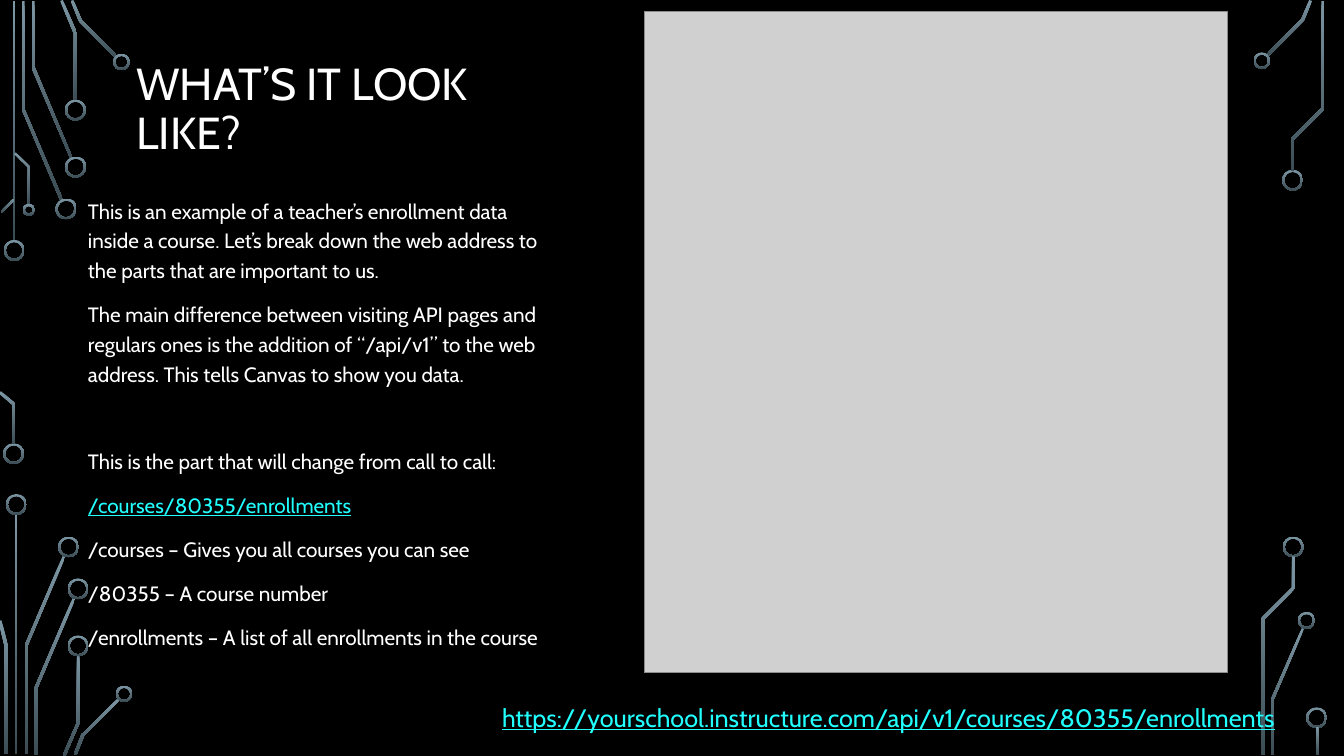
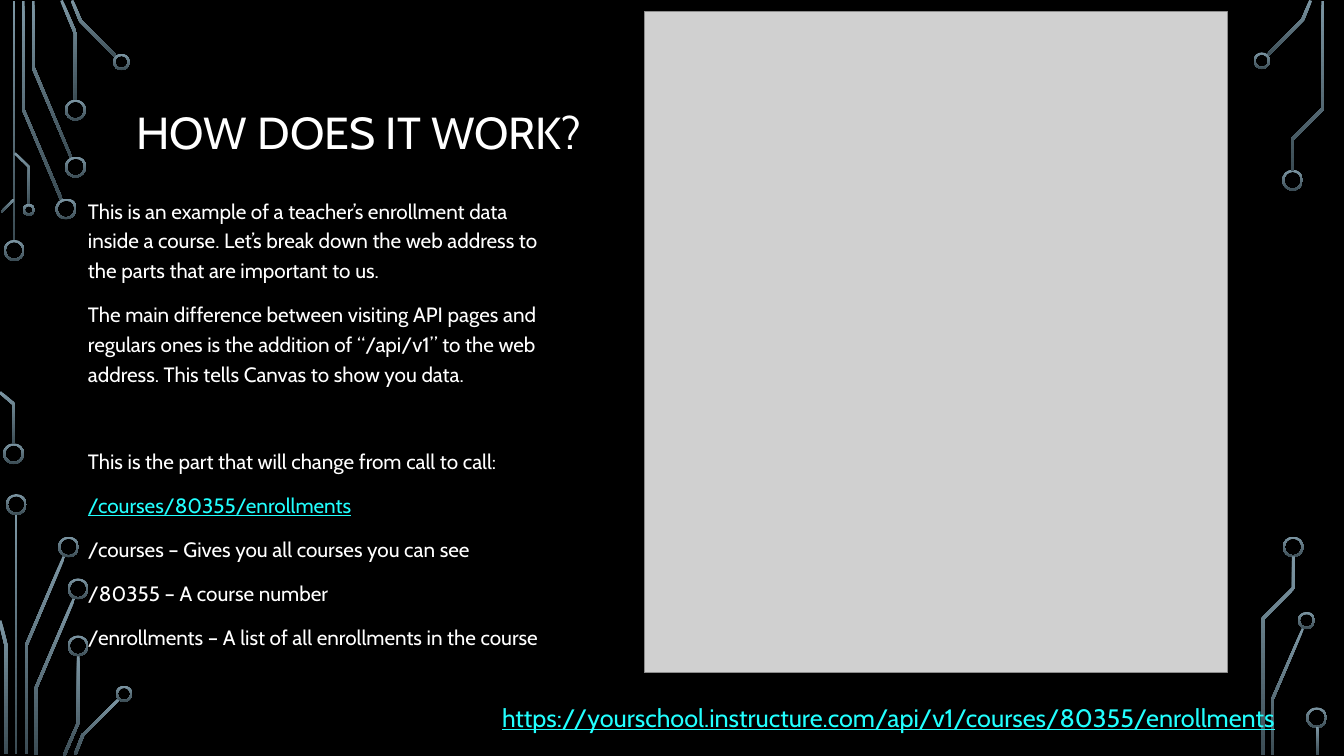
Before and after one commit to robertwleonard/CanvasData, a slide deck: slide 11 of CanvasData_BirdvilleISD.pptx. Drawn at 1344x756 pixels with LibreOffice and Linux fonts; fonts in the diff are those of the drawing; grey boxes stand for pictures; background and template pictures are left out. Boxes give left, top, right and bottom in pixels: in the first picture for what was removed or moved away, otherwise in the second. Text is boxed around its words. In the diff, an @@ line names an element or a change of style, - is before the commit and + after.

```diff
--- a/CanvasData_BirdvilleISD.pptx
+++ b/CanvasData_BirdvilleISD.pptx
@@ title at (136, 115, 581, 150): text changed @@
-WHAT’S IT LOOK LIKE?
+HOW DOES IT WORK?
```
Also in this commit, not shown: 5 other slides changed, 1 slide removed.
